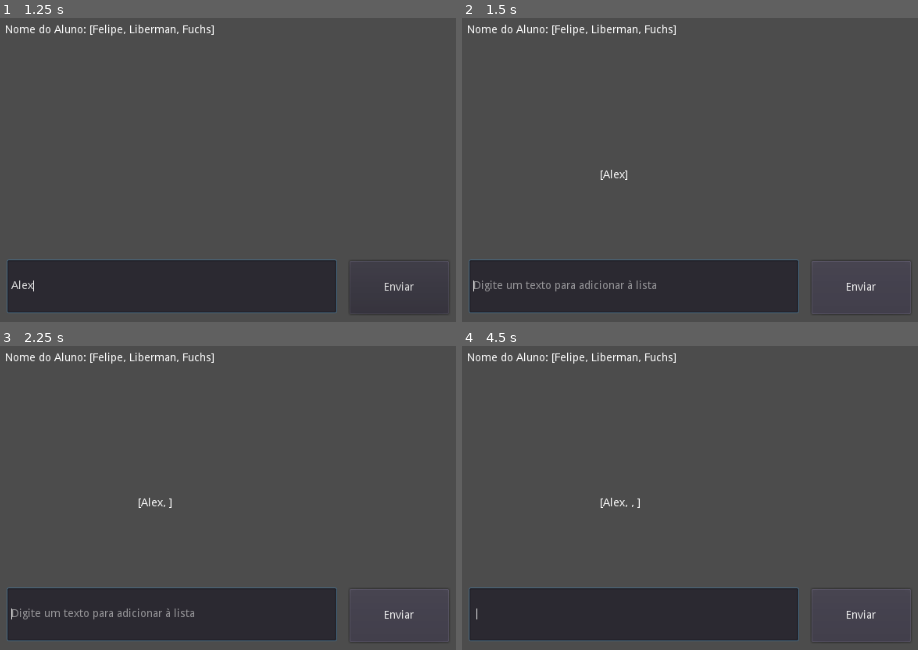
Above: before the commit, frames 1-4 (two rows, left to right).
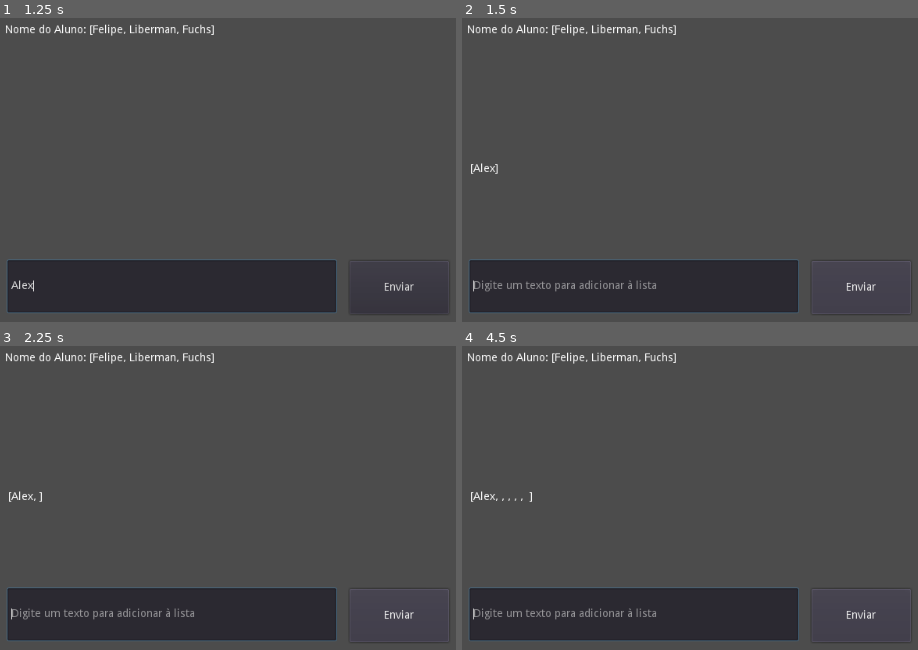
Above: after the commit, the same moments.

Repository: Intelihub/Tutorial_M1
Game: Godot game, scene res://MainScene.tscn
Same seed, same stepped clock (60 frames per second), same inputs: the game is played once before the commit and once after it.
Inputs (mouse positions are in pixels of both pictures, inside the frame that each line leads up to):
- Up to frame 1 (1.25 s): click (173, 285) at 0.52 s; type "Alex" at 0.6 s
- Up to frame 2 (1.5 s): click "Enviar" at 1.25 s
- Up to frame 3 (2.25 s): click "Enviar" at 2 s
- Up to frame 4 (4.5 s): click "Enviar" at 2.75 s; tap Enter at 3.5, 4.35 s; hold Enter 3.53-4.28 s; tap Space at 4.25 s

Frame 1 is identical in both runs. In frame 2, 0.2% of the frame differs, in the area x 1-37%, y 47-54%; in frame 3, 0.2%; in frame 4, 0.7%, in the area x 1-43%, y 47-91%.

Commit message:
improve UX

Diff:
--- a/SEMANA_03/02_ATIVIDADES/atividade_3/MainScene.gd
+++ b/SEMANA_03/02_ATIVIDADES/atividade_3/MainScene.gd
@@ -8,16 +8,26 @@
 	# Shows my name as a (pre-filled) list
 	$labelName.text += str(myName)
 
+func _input(ev):
+	# Makes enter behave like button press
+	if Input.is_key_pressed(KEY_ENTER):
+		processUserInput()
+
+# Show text on the labelOutput text
+func _showOnScreen(text):
+	$labelOutput.text = text
+
+# Clears the input and sets focus on it again
+func _cleanUpInput():
+	$lineEditUserInput.text = "" # Clear input for better UX
+	$lineEditUserInput.grab_focus() # Puts focus on input
+
+# Read input, show on screen, and clear up input
+func processUserInput():
+	userInput.append($lineEditUserInput.text)
+	_showOnScreen(str(userInput))
+	_cleanUpInput()
+
 # Handles btnSubmit pressed
 func _on_btnSubmit_pressed():
-	userInput.append($lineEditUserInput.text)
-	showOnScreen(str(userInput))
-	cleanUpInput()
-
-# Show text on the labelOutput text
-func showOnScreen(text):
-	$labelOutput.text = text
-
-func cleanUpInput():
-	$lineEditUserInput.text = "" # Clear input for better UX
-	$lineEditUserInput.grab_focus() # Puts focus on input
+	processUserInput()
--- a/SEMANA_03/02_ATIVIDADES/atividade_3/MainScene.tscn
+++ b/SEMANA_03/02_ATIVIDADES/atividade_3/MainScene.tscn
@@ -14,10 +14,11 @@
 text = "Nome do Aluno: "
 
 [node name="labelOutput" type="Label" parent="."]
-margin_left = 389.0
-margin_top = 233.0
-margin_right = 594.0
-margin_bottom = 280.0
+margin_left = 223.0
+margin_top = 225.0
+margin_right = 790.0
+margin_bottom = 312.0
+autowrap = true
 
 [node name="lineEditUserInput" type="LineEdit" parent="."]
 margin_left = 222.0
